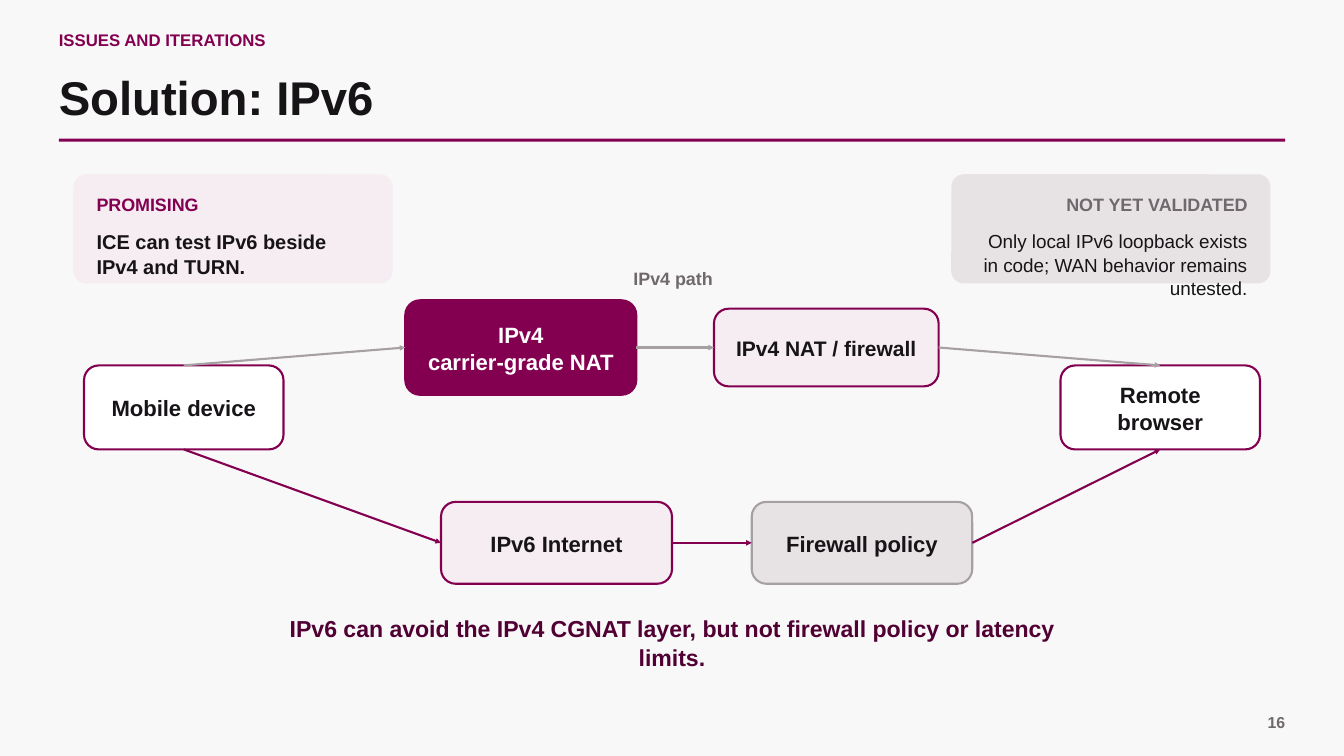
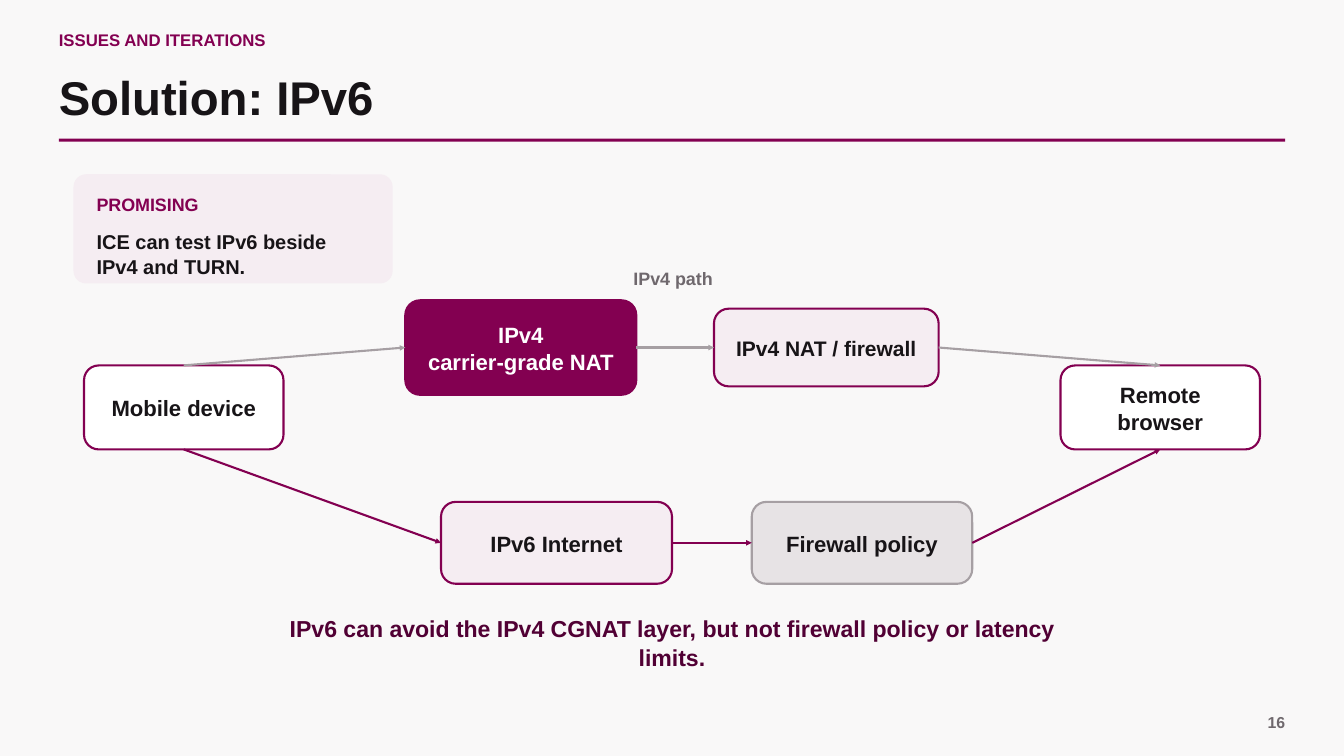
Before and after one commit to scarlet-radio-control/scarlet-radio-control, a slide deck: slide 14 of PRESENTATION.pptx (slide 15 before the commit). Drawn at 1344x756 pixels with LibreOffice and Linux fonts; fonts in the diff are those of the drawing. Boxes give left, top, right and bottom in pixels: in the first picture for what was removed or moved away, otherwise in the second. Text is boxed around its words. In the diff, an @@ line names an element or a change of style, - is before the commit and + after.

```diff
--- a/PRESENTATION.pptx
+++ b/PRESENTATION.pptx
@@ rounded rectangle removed at (952,174,1271,283) @@
@@ text removed at (1066,198,1247,211) @@
-NOT YET VALIDATED
@@ text removed at (984,234,1247,275) @@
-Only local IPv6 loopback exists in code; WAN behavior remains untested.
```
Also in this commit, not shown: 1 other slide changed.
